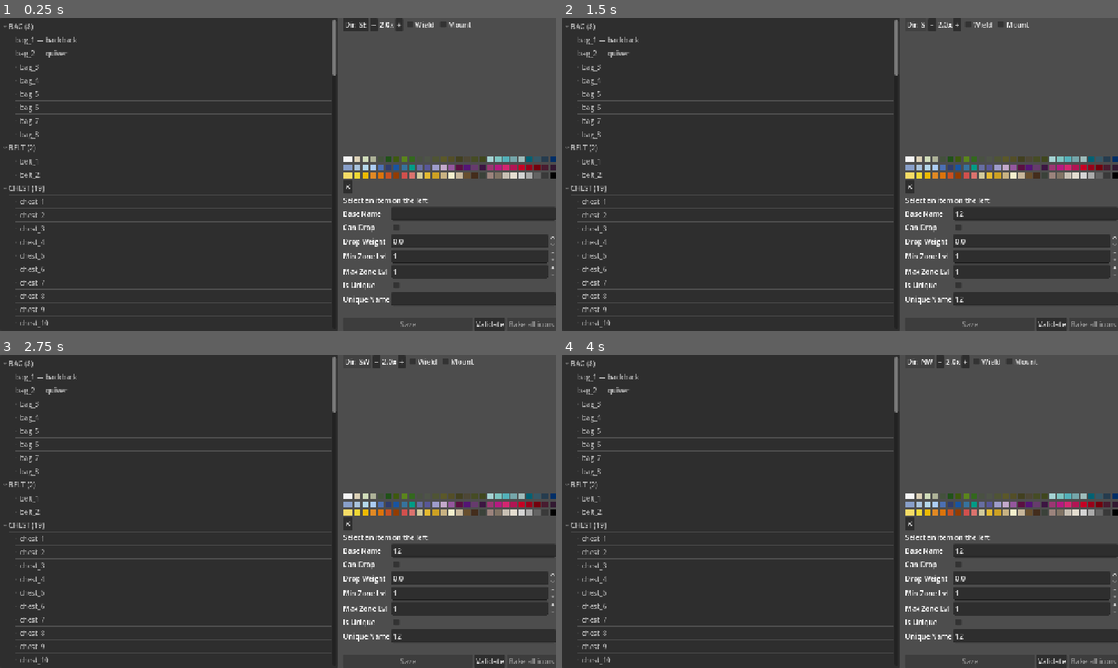
Above: before the commit, frames 1-4 (two rows, left to right).
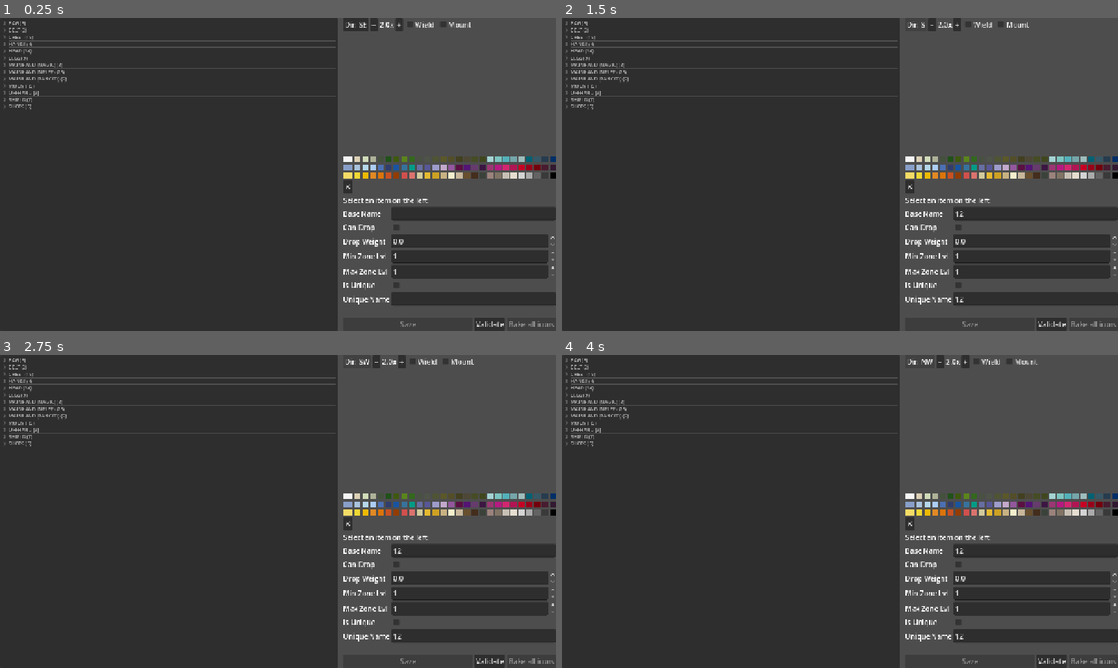
Above: after the commit, the same moments.

Repository: lenzerevans1995-coder/IsoArpg
Game: Godot game, scene res://item_editor.tscn
Same seed, same stepped clock (60 frames per second), same inputs: the game is played once before the commit and once after it. This scene is started directly instead of the project's main scene.
Inputs (mouse positions are in pixels of both pictures, inside the frame that each line leads up to):
- Up to frame 1 (0.25 s): no input
- Up to frame 2 (1.5 s): click (1034, 215) at 0.52 s; type "12" at 0.6 s; click (1034, 299) at 0.75 s; type "12" at 0.83 s; click "Dir: SE" at 1.25 s
- Up to frame 3 (2.75 s): click "Dir: S" at 2 s
- Up to frame 4 (4 s): click "Dir: SW" at 2.75 s; click "Dir: W" at 3.5 s

The runs differ from the first frame. In frame 1, 3.6% of the frame differs, in the area x 0-61%, y 0-99%; in frame 2, 3.6%; in frame 3, 3.6%; in frame 4, 3.6%.

Commit message:
item_editor: tighten Tree rows + start slot groups collapsed
- v_separation = 0, h_separation = 4, font_size = 11 — kills the default
  Tree's vertical padding so item rows are compact instead of D2-poster-sized
- Slot groups (CHEST, MAINHAND (MELEE), MOUNT, etc.) start collapsed so
  the left pane shows ~13 slot headers up front. Click to expand the one
  you're naming.

Diff:
--- a/item_editor.gd
+++ b/item_editor.gd
@@ -98,6 +98,10 @@
 	_tree.size_flags_vertical = Control.SIZE_EXPAND_FILL
 	_tree.custom_minimum_size = Vector2(140, 0)
 	_tree.hide_root = true
+	# Tighten the row spacing — default Tree leaves a ton of vertical air.
+	_tree.add_theme_constant_override("v_separation", 0)
+	_tree.add_theme_constant_override("h_separation", 4)
+	_tree.add_theme_font_size_override("font_size", 11)
 	_tree.item_selected.connect(_on_tree_item_selected)
 	split.add_child(_tree)
 
@@ -239,6 +243,8 @@
 		var slot_node: TreeItem = _tree.create_item(root)
 		slot_node.set_text(0, "%s (%d)" % [k, by_slot[k].size()])
 		slot_node.set_selectable(0, false)
+		# Start collapsed — 13 slot headers fit on screen; click to drill in.
+		slot_node.collapsed = true
 		for entry in by_slot[k]:
 			var leaf: TreeItem = _tree.create_item(slot_node)
 			leaf.set_text(0, _label_for(entry))
